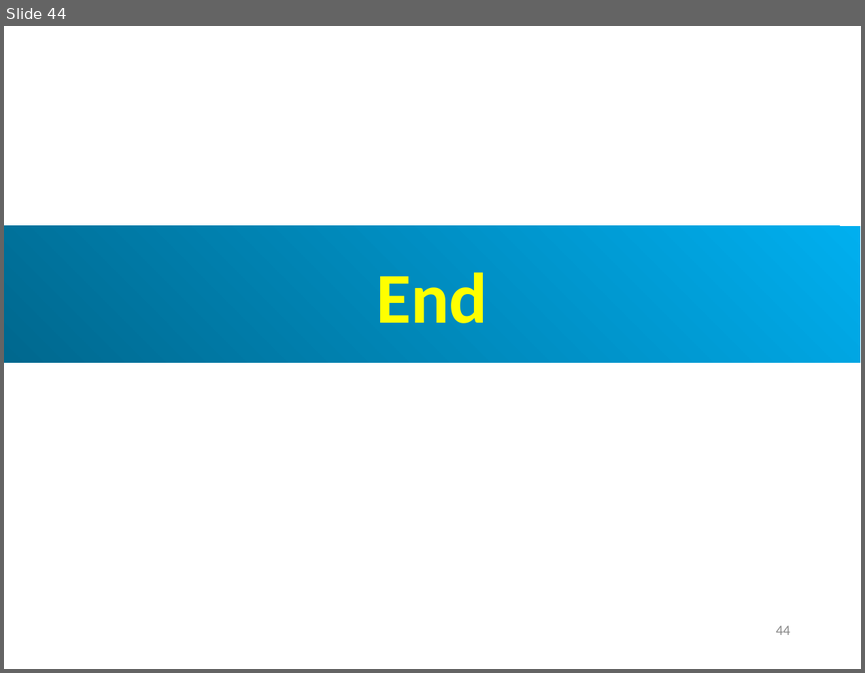
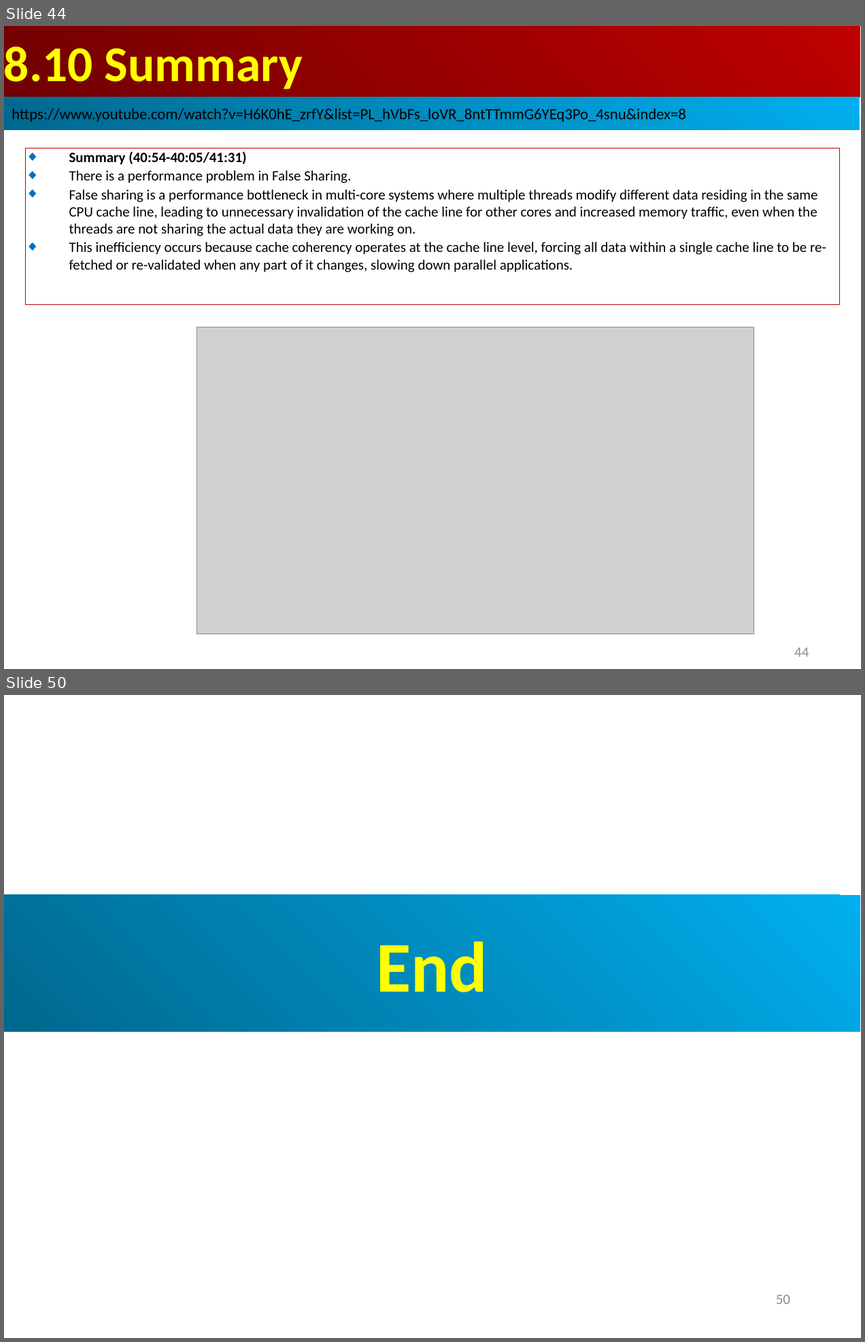
Before and after one commit to peterhchen/AIU_CS850_Gem5_McPAT, a slide deck: 050_Gem5/008.CacheMod/000_Video/008.CacheMod.ppt. Shown one above the other, each under a label of ours: slide 44 before the commit, slides 44 and 50 after it; the slides between them are not shown. The pictures are 865x673 and 865x1342 pixels, drawn with LibreOffice and Linux fonts; fonts in the diff are those of the drawing; grey boxes stand for pictures. Boxes give left, top, right and bottom in pixels: in the first picture for what was removed or moved away, otherwise in the second. Text is boxed around its words. In the diff, an @@ line names an element or a change of style, - is before the commit and + after.

```diff
--- a/050_Gem5/008.CacheMod/000_Video/008.CacheMod.ppt
+++ b/050_Gem5/008.CacheMod/000_Video/008.CacheMod.ppt
@@ slide 44 added at [4, 26, 861, 669], background #FFFFFF @@
@@ rectangle added at [4, 26, 860, 97], fill gradient #BF0000 to #710000, 42 pt, text #FFFF00, bold @@
+8.10 Summary
@@ rectangle added at [4, 97, 859, 131], fill gradient #00AFEF to #00688E, 13 pt, text #000000 @@
+https://www.youtube.com/watch?v=H6K0hE_zrfY&list=PL_hVbFs_loVR_8ntTTmmG6YEq3Po_4snu&index=8
@@ rectangle added at [26, 148, 839, 305], outline #C00000 0.74 pt, 12 pt, text #000000 @@
+◆ Summary (40:54-40:05/41:31)
+◆ There is a performance problem in False Sharing.
+◆ False sharing is a performance bottleneck in multi-core systems where multiple threads modify different data residing in the same CPU cache line, leading to unnecessary invalidation of the cache line for other cores and increased memory traffic, even when the threads are not sharing the actual data they are working on.
+◆ This inefficiency occurs because cache coherency operates at the cache line level, forcing all data within a single cache line to be re-fetched or re-validated when any part of it changes, slowing down parallel applications.
@@ picture added at [197, 327, 753, 633] @@
@@ page number added at [794, 647, 808, 656], 12 pt, text #8B8B8B @@
+44
@@ what was slide 44 is now slide 50 @@
@@ page number at [776, 1294, 790, 1304]: text changed @@
-44
+50
```
Also in this commit, not shown: 5 slides changed, 5 other slides added.
